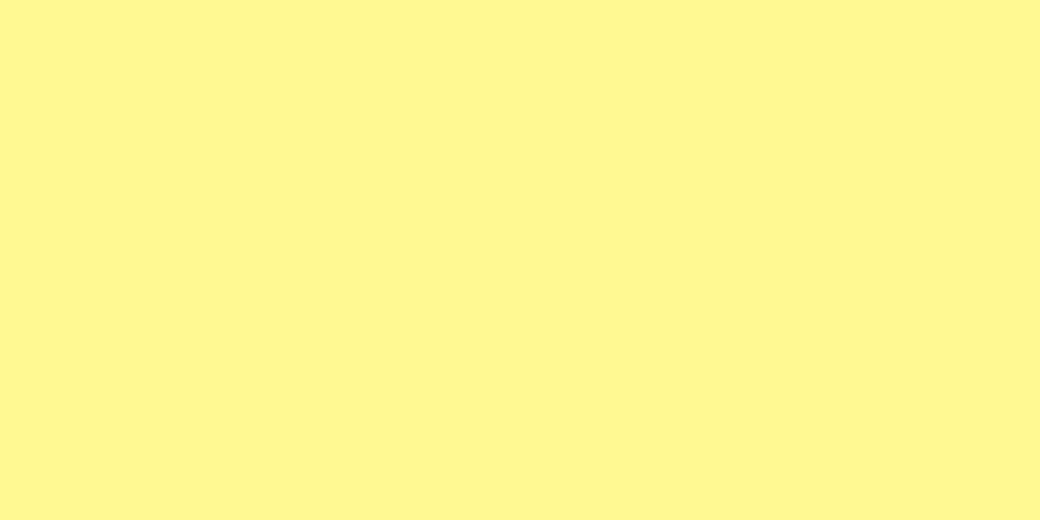
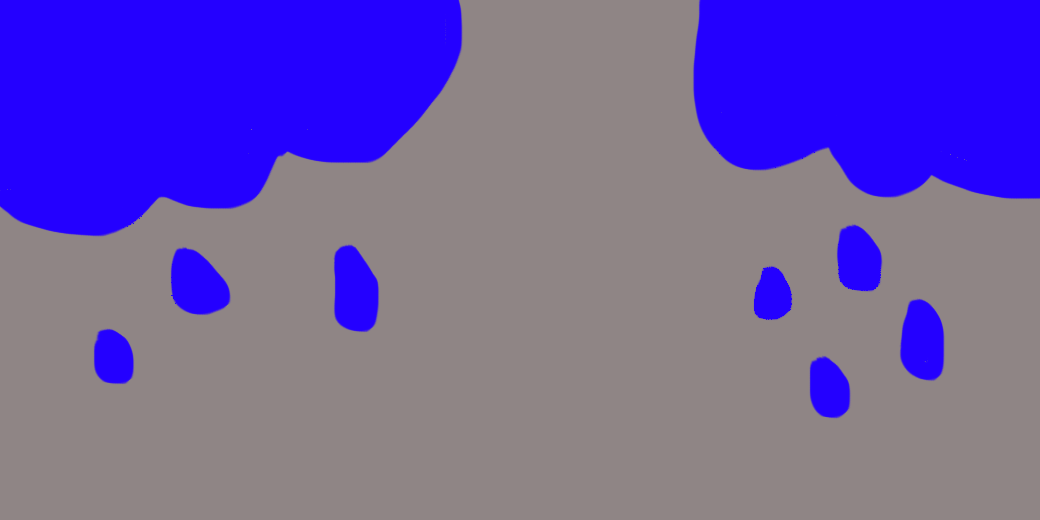
The second w=1040, h=520 image is a revision of the first. Changes to its layers:
painted on "Layer 3" over [0,0,1040,520]
painted on "Layer 2" over [0,0,1040,520]
painted on "Layer 1" over [0,0,1040,520]
